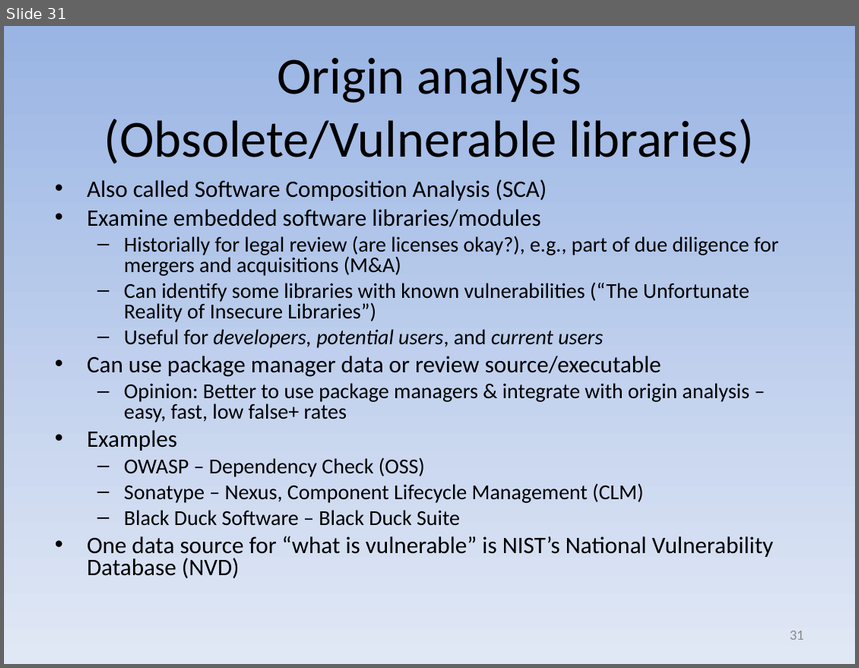
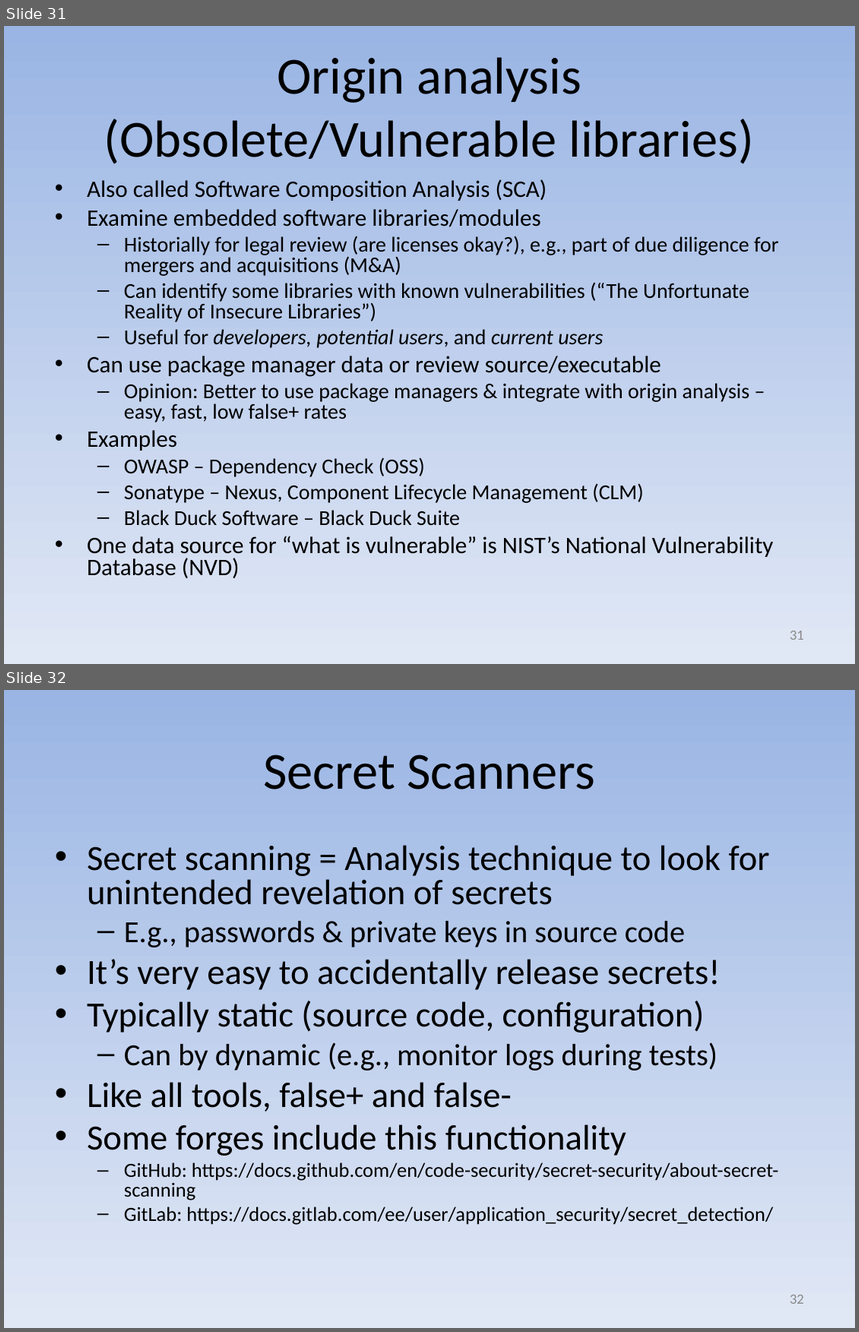
Before and after one commit to david-a-wheeler/david-a-wheeler.github.io, a slide deck: secure-class/presentations/Secure-Software-9-Tools.ppt. Shown one above the other, each under a label of ours: slide 31 before the commit, slides 31 and 32 after it. The pictures are 859x668 and 859x1332 pixels, drawn with LibreOffice and Linux fonts; fonts in the diff are those of the drawing. Boxes give left, top, right and bottom in pixels: in the first picture for what was removed or moved away, otherwise in the second. Text is boxed around its words. In the diff, an @@ line names an element or a change of style, - is before the commit and + after.

Commit message:
Update Secure-Software-9-Tools.ppt

```diff
--- a/secure-class/presentations/Secure-Software-9-Tools.ppt
+++ b/secure-class/presentations/Secure-Software-9-Tools.ppt
@@ slide 32 added at (4, 690, 855, 1328), background gradient #9AB5E4 to #E1E8F5 @@
@@ title added at (263, 755, 595, 790), 44 pt, text #000000 @@
+Secret Scanners
@@ text added at (87, 845, 779, 1225), 30 pt, text #000000 @@
+• Secret scanning = Analysis technique to look for unintended revelation of secrets
+  – E.g., passwords & private keys in source code
+• It’s very easy to accidentally release secrets!
+• Typically static (source code, configuration)
+  – Can by dynamic (e.g., monitor logs during tests)
+• Like all tools, false+ and false-
+• Some forges include this functionality
+  – GitHub: https://docs.github.com/en/code-security/secret-security/about-secret-scanning
+  – GitLab: https://docs.gitlab.com/ee/user/application_security/secret_detection/
@@ page number added at (790, 1295, 804, 1304), 12 pt, text #898989 @@
+32
```
Also in this commit, not shown: 4 slides changed.
